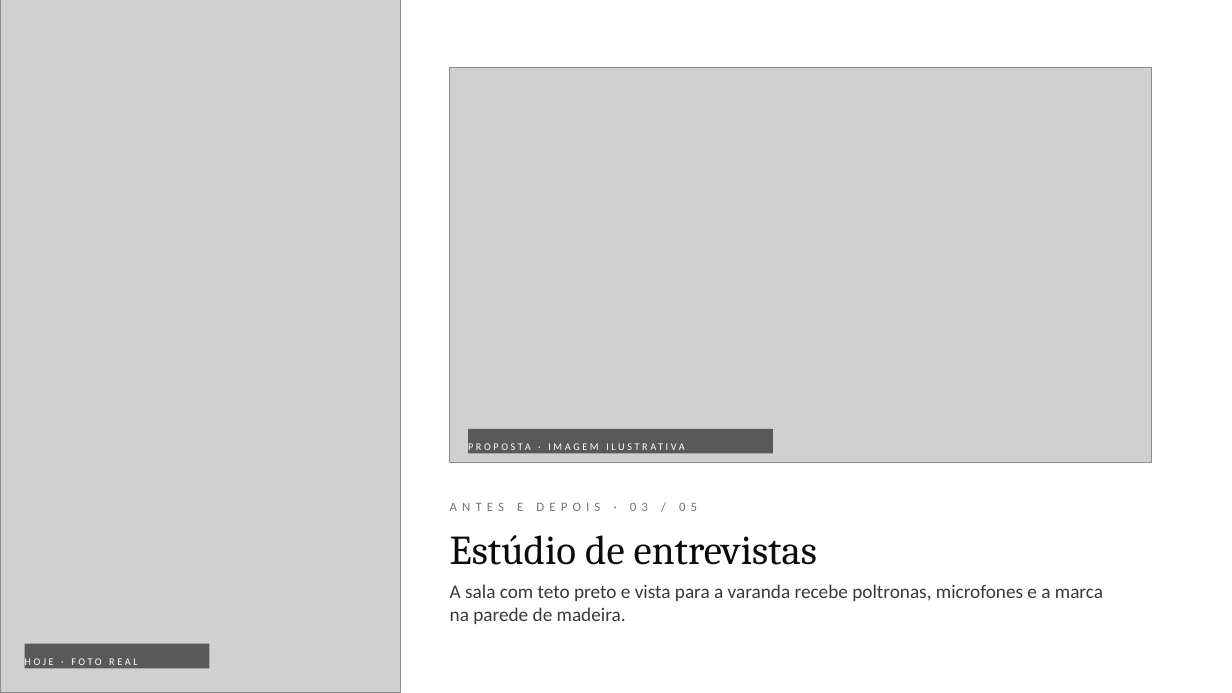
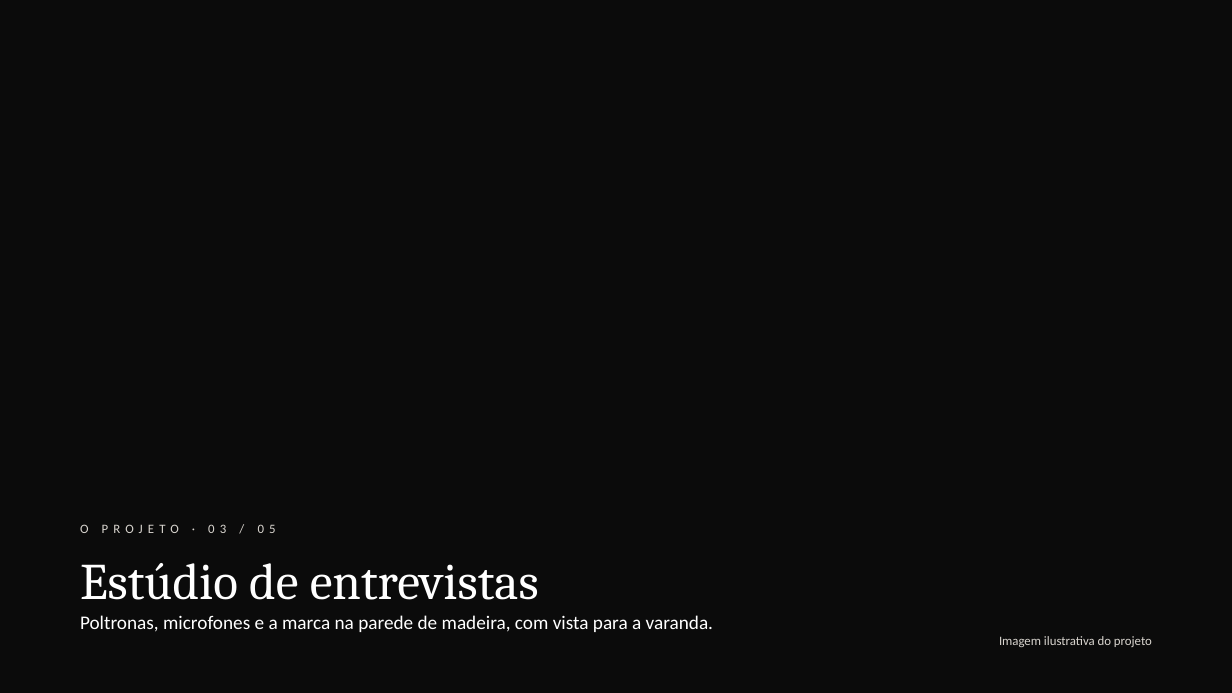
Before and after one commit to wcjesuino/casa-bhe, a slide deck: slide 6 of Bhe-Cota-de-Patrocinio.pptx. Drawn at 1232x693 pixels with LibreOffice and Linux fonts; fonts in the diff are those of the drawing; grey boxes stand for pictures; background and template pictures are left out. Boxes give left, top, right and bottom in pixels: in the first picture for what was removed or moved away, otherwise in the second. Text is boxed around its words. In the diff, an @@ line names an element or a change of style, - is before the commit and + after.

```diff
--- a/Bhe-Cota-de-Patrocinio.pptx
+++ b/Bhe-Cota-de-Patrocinio.pptx
@@ background #FFFFFF to picture (left out) @@
@@ picture removed at <box>0,0,400,693</box> @@
@@ picture removed at <box>450,67,1153,463</box> @@
@@ rectangle removed at <box>469,429,774,454</box> @@
-PROPOSTA · IMAGEM ILUSTRATIVA
@@ rectangle added at <box>0,493,1232,693</box>, fill #0B0B0B at 70% opacity @@
@@ text removed at <box>450,502,697,511</box> @@
-ANTES E DEPOIS · 03 / 05
@@ text added at <box>80,524,276,533</box>, 10 pt, text #D9D5CF @@
+O PROJETO · 03 / 05
@@ title "Estúdio de entrevistas": place and size @@
-title "Estúdio de entrevistas" at <box>450,535,817,565</box>
+title "Estúdio de entrevistas" at <box>80,563,539,600</box>
@@ title "Estúdio de entrevistas" at <box>80,563,539,600</box>: size 32 to 40 pt, text colour #0B0B0B to #FFFFFF @@
@@ text at <box>80,615,713,632</box>: text changed; text colour #3B3935 to #FFFFFF @@
-A sala com teto preto e vista para a varanda recebe poltronas, microfones e a marca na parede de madeira.
+Poltronas, microfones e a marca na parede de madeira, com vista para a varanda.
@@ rectangle removed at <box>25,644,210,669</box> @@
-HOJE · FOTO REAL
@@ text added at <box>999,636,1152,647</box>, 10 pt, text #D9D5CF @@
+Imagem ilustrativa do projeto
```
Also in this commit, not shown: 4 other slides changed, 2 other files.
